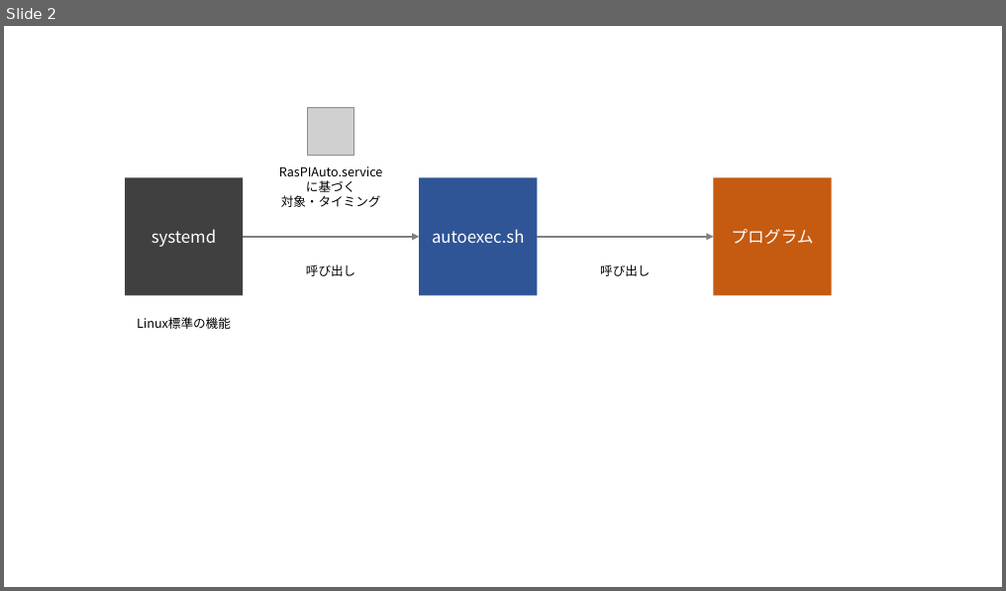
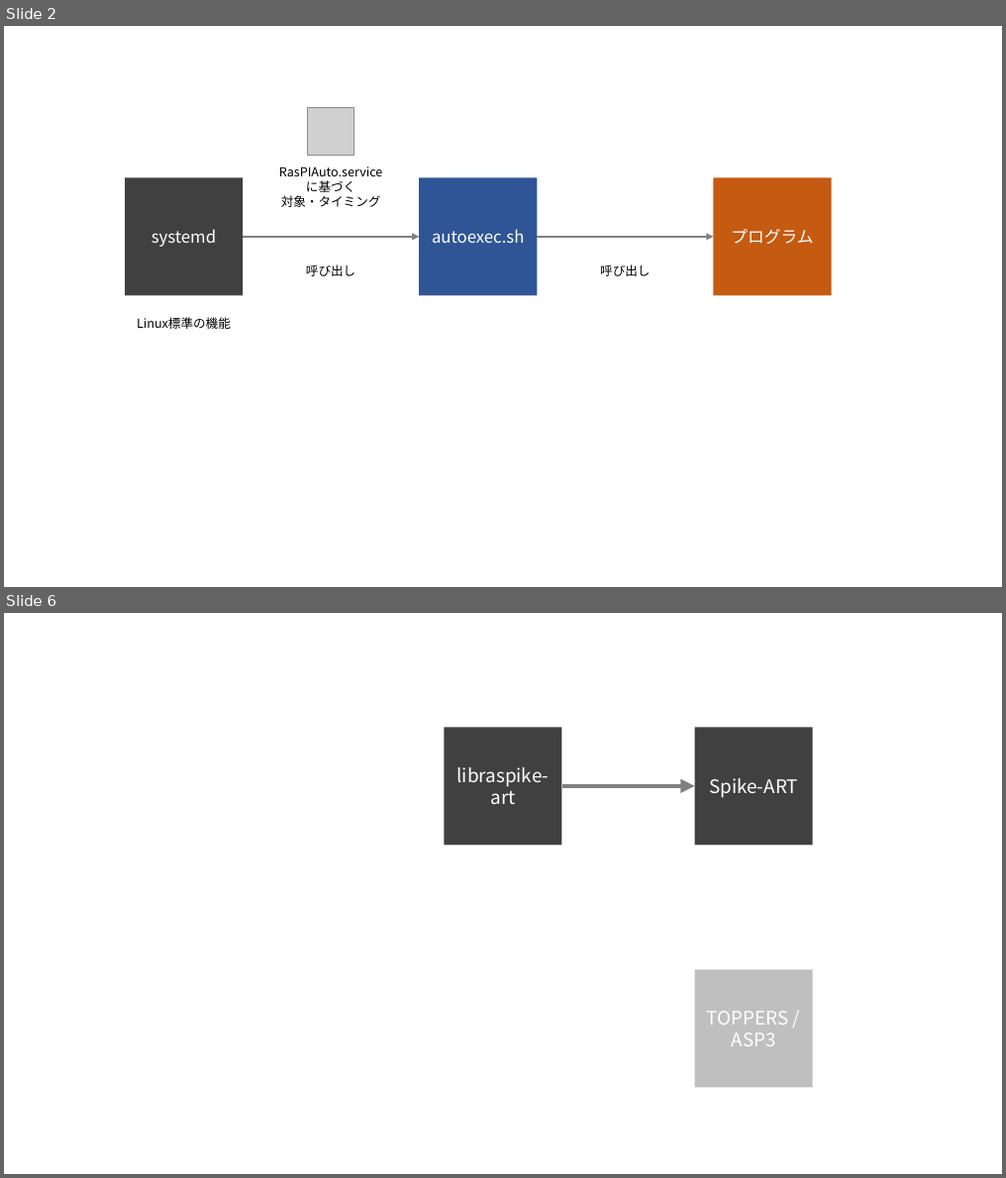
Before and after one commit to miyoshiyuu-systena/tenarobo-primary-mil-2025, a slide deck: asset/asset-factory.pptx. Shown one above the other, each under a label of ours: slide 2 before the commit, slides 2 and 6 after it; the slides between them are not shown. The pictures are 1006x591 and 1006x1178 pixels, drawn with LibreOffice and Linux fonts; fonts in the diff are those of the drawing; grey boxes stand for pictures. Boxes give left, top, right and bottom in pixels: in the first picture for what was removed or moved away, otherwise in the second. Text is boxed around its words. In the diff, an @@ line names an element or a change of style, - is before the commit and + after.

```diff
--- a/asset/asset-factory.pptx
+++ b/asset/asset-factory.pptx
@@ slide 6 added at bbox=[4, 613, 1002, 1174], background #FFFFFF @@
@@ rectangle added at bbox=[445, 728, 561, 845], fill #404040, 18 pt, text #FFFFFF @@
+libraspike-art
@@ rectangle added at bbox=[695, 728, 813, 845], fill #404040, 18 pt, text #FFFFFF @@
+Spike-ART
@@ arrow added from (561, 786) to (695, 786), #808080 4.5 pt @@
@@ rectangle added at bbox=[695, 970, 813, 1087], fill #BFBFBF, 18 pt, text #FFFFFF @@
+TOPPERS / ASP3
```
Also in this commit, not shown: 5 other slides added.
